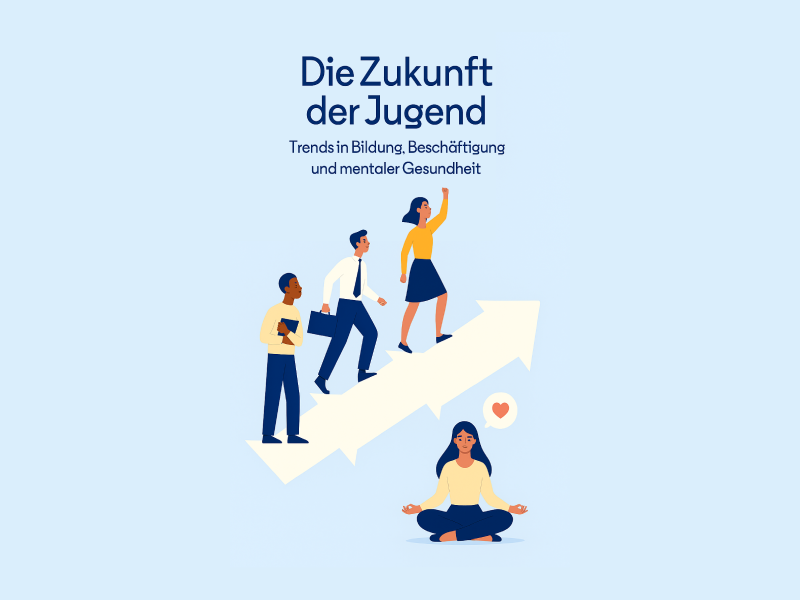
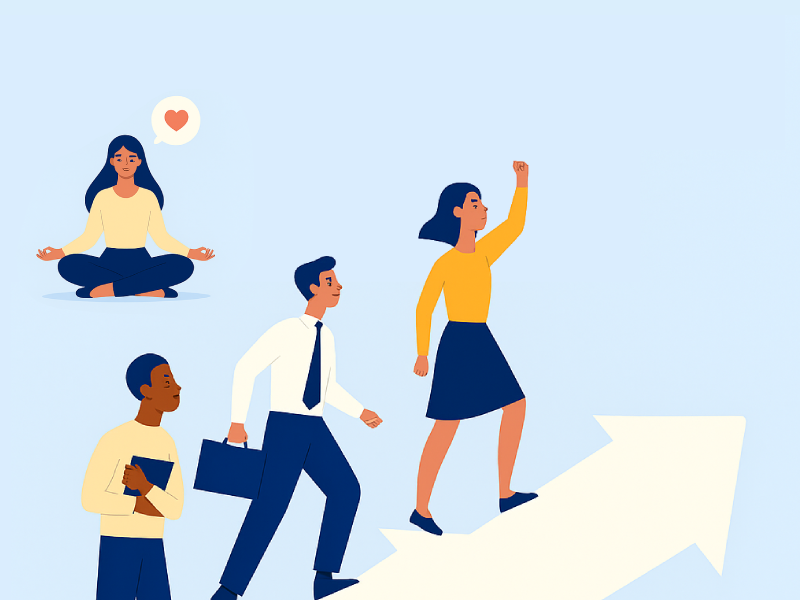
Layers edited between the first and the second 800 x 600 image:
added layer "Layer 1" above "Background" over [13,95,254,318]
painted on "Background" (1st of 2) over [11,15,800,600]